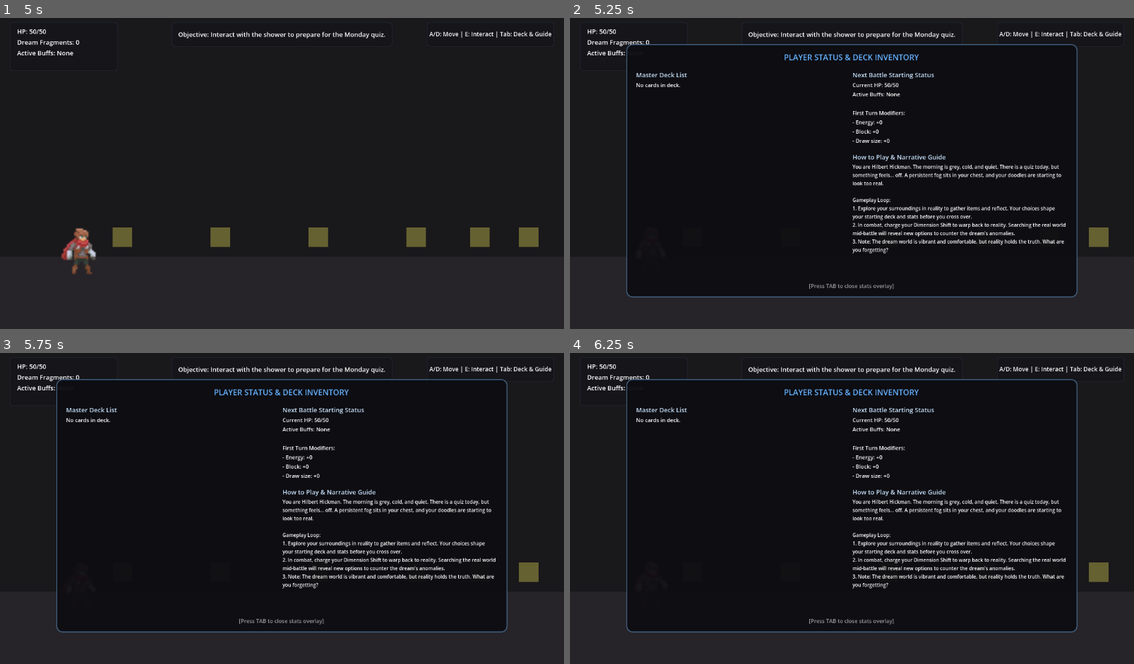
Above: before the commit, frames 1-4 (two rows, left to right).
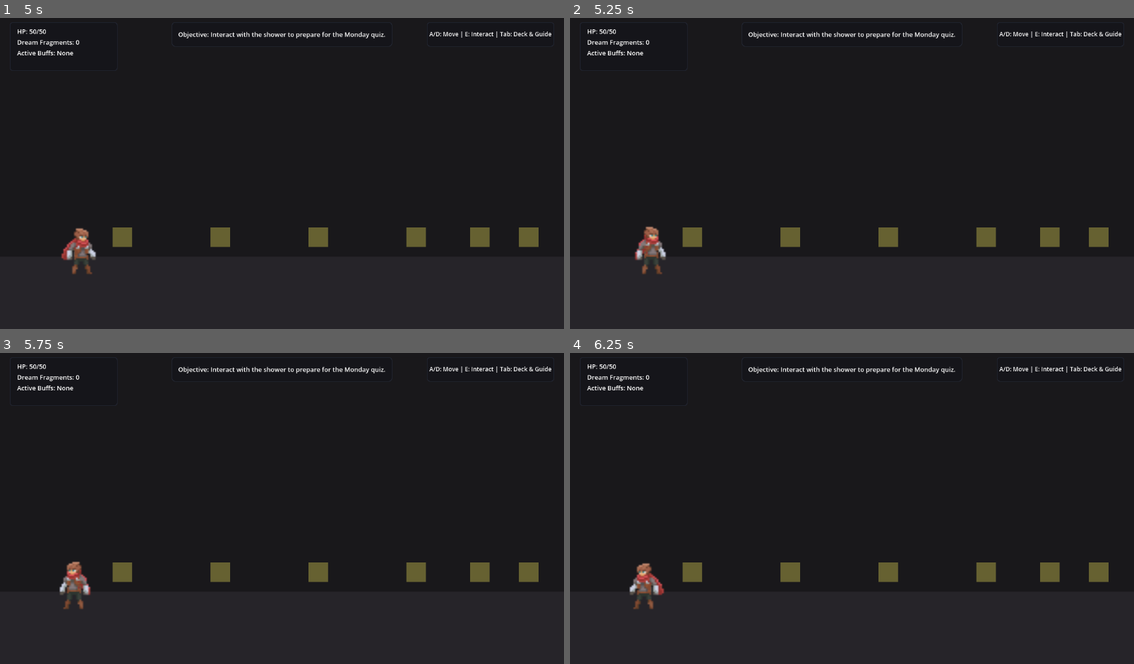
Above: after the commit, the same moments.

Repository: Team-Diospa/Before-The-Colours-Fade
Game: Godot game, scene res://scenes/exploration/apartment.tscn
Two runs of this game, one before a commit and one after it. Both use one fixed random seed, a clock stepped at 60 frames per second and the inputs below.
Inputs (mouse positions are in pixels of both pictures, inside the frame that each line leads up to):
- Up to frame 1 (5 s): tap Enter at 0.5 s; move the mouse to (406, 154) at 0.52 s; tap A (a) at 0.6 s; click (406, 154) at 0.67 s; tap D (d) at 0.8 s; drag from (169, 185) to (315, 232) at 1.27 s; move the mouse to (338, 101) at 2.02 s; hold E (e) 2.03-2.75 s; click (338, 101) at 2.17 s; tap S (s) at 2.3 s; drag from (253, 232) to (479, 232) at 2.77 s; move the mouse to (451, 217) at 3.52 s; hold Space (space) 3.53-4.25 s; click (451, 217) at 3.67 s; tap W (w) at 3.8 s; drag from (112, 123) to (315, 232) at 4.27 s
- Up to frame 2 (5.25 s): move the mouse to (880, 170) at 5.02 s; tap Tab at 5.1 s; click (880, 170) at 5.17 s
- Up to frame 3 (5.75 s): tap A (a) at 5.3 s
- Up to frame 4 (6.25 s): drag from (767, 427) to (987, 567) at 5.77 s

Frame 1 is identical in both runs. In frame 2, 5.6% of the frame differs, in the area x 10-90%, y 8-91%; in frame 3, 5.6%; in frame 4, 5.6%.
Error after the commit: Parse Error: Value of type "RichTextLabel" cannot be assigned to a variable of type "Label". (res://core/singletons/DialogueSystem.gd:97)

Commit message:
Enhance UI with premium fade transitions and BBCode RichTextLabel

Diff:
--- a/core/singletons/DialogueSystem.gd
+++ b/core/singletons/DialogueSystem.gd
@@ -94,10 +94,13 @@
 	text_vbox.add_child(speaker_label)
 
 	# Label to render the text.
-	text_label = Label.new()
+	text_label = RichTextLabel.new()
 	text_label.size_flags_vertical = Control.SIZE_EXPAND_FILL
-	text_label.autowrap_mode = TextServer.AUTOWRAP_WORD_SMART
-	text_label.add_theme_font_size_override("font_size", 16)
+	text_label.bbcode_enabled = true
+	text_label.fit_content = true
+	text_label.add_theme_font_size_override("normal_font_size", 16)
+	text_label.add_theme_font_size_override("bold_font_size", 16)
+	text_label.add_theme_font_size_override("italics_font_size", 16)
 	text_vbox.add_child(text_label)
 
 	# VBoxContainer to render branch choice buttons.
@@ -140,7 +143,14 @@
 	dialogue_tree = tree
 	is_active = true
 	root_control.visible = true # Enable full overlay control node
-	dialogue_panel.visible = true
+
+	# RATIONALE: Premium fade-in for the UI to reduce jarring pops and enhance atmospheric immersion.
+	if not dialogue_panel.visible:
+		dialogue_panel.modulate.a = 0.0
+		dialogue_panel.visible = true
+		var fade_in = create_tween()
+		fade_in.tween_property(dialogue_panel, "modulate:a", 1.0, 0.3)
+
 	EventBus.dialogue_started.emit(start_node)
 	_play_node(start_node)
 
@@ -205,9 +215,14 @@
 			var opt = options[i]
 			var btn = Button.new()
 			btn.text = opt.get("text", "")
+			# Premium feature: fade in buttons slightly to draw attention after text finishes.
+			btn.modulate.a = 0.0
 			btn.pressed.connect(func(): EventBus.dialogue_option_selected.emit(i))
 			options_container.add_child(btn)
 			active_options.append(opt.get("next", ""))
+
+			var btn_tween = create_tween()
+			btn_tween.tween_property(btn, "modulate:a", 1.0, 0.2).set_delay(duration + (i * 0.1))
 
 	EventBus.dialogue_text_updated.emit(raw_text, active_options)
 
@@ -225,8 +240,15 @@
 		_active_tween.kill()
 	_is_typing = false
 	root_control.visible = false # Disable overlay so click interactions pass through
-	dialogue_panel.visible = false
-	for child in options_container.get_children():
-		child.queue_free()
+
+	# Premium fade-out transition.
+	var fade_out = create_tween()
+	fade_out.tween_property(dialogue_panel, "modulate:a", 0.0, 0.3)
+	fade_out.finished.connect(func():
+		dialogue_panel.visible = false
+		for child in options_container.get_children():
+			child.queue_free()
+	)
+
 	active_options.clear()
 	EventBus.dialogue_finished.emit()
--- a/core/singletons/ExplorationHUD.gd
+++ b/core/singletons/ExplorationHUD.gd
@@ -246,13 +246,19 @@
 # Toggle visibility of the inventory overlay panel and freeze player movement.
 func toggle_deck_overlay() -> void:
 	is_deck_overlay_open = not is_deck_overlay_open
-	deck_overlay_panel.visible = is_deck_overlay_open
 
 	if is_deck_overlay_open:
 		EventBus.lock_player_ui.emit()
 		update_deck_overlay()
+		deck_overlay_panel.modulate.a = 0.0
+		deck_overlay_panel.visible = true
+		var fade_in = create_tween()
+		fade_in.tween_property(deck_overlay_panel, "modulate:a", 1.0, 0.2)
 	else:
 		EventBus.unlock_player_ui.emit()
+		var fade_out = create_tween()
+		fade_out.tween_property(deck_overlay_panel, "modulate:a", 0.0, 0.2)
+		fade_out.finished.connect(func(): deck_overlay_panel.visible = false)
 
 # Build the scrollable deck list and populate status labels.
 func update_deck_overlay() -> void:
